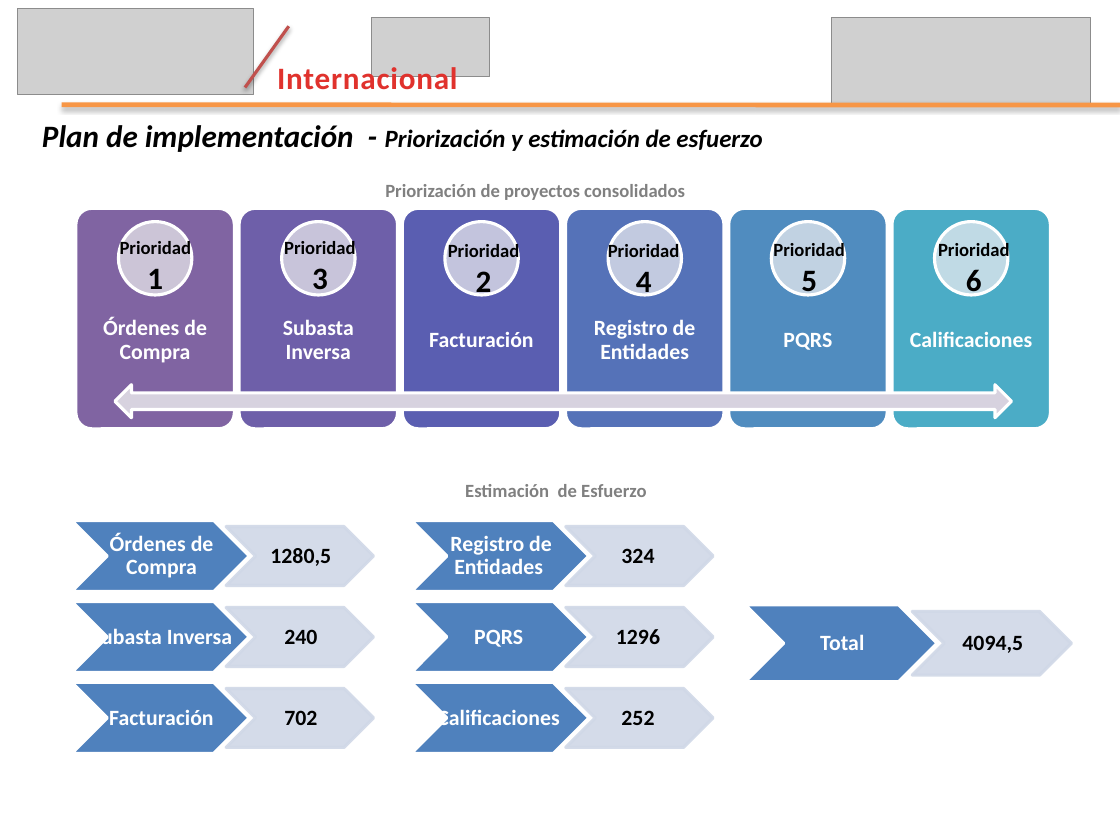
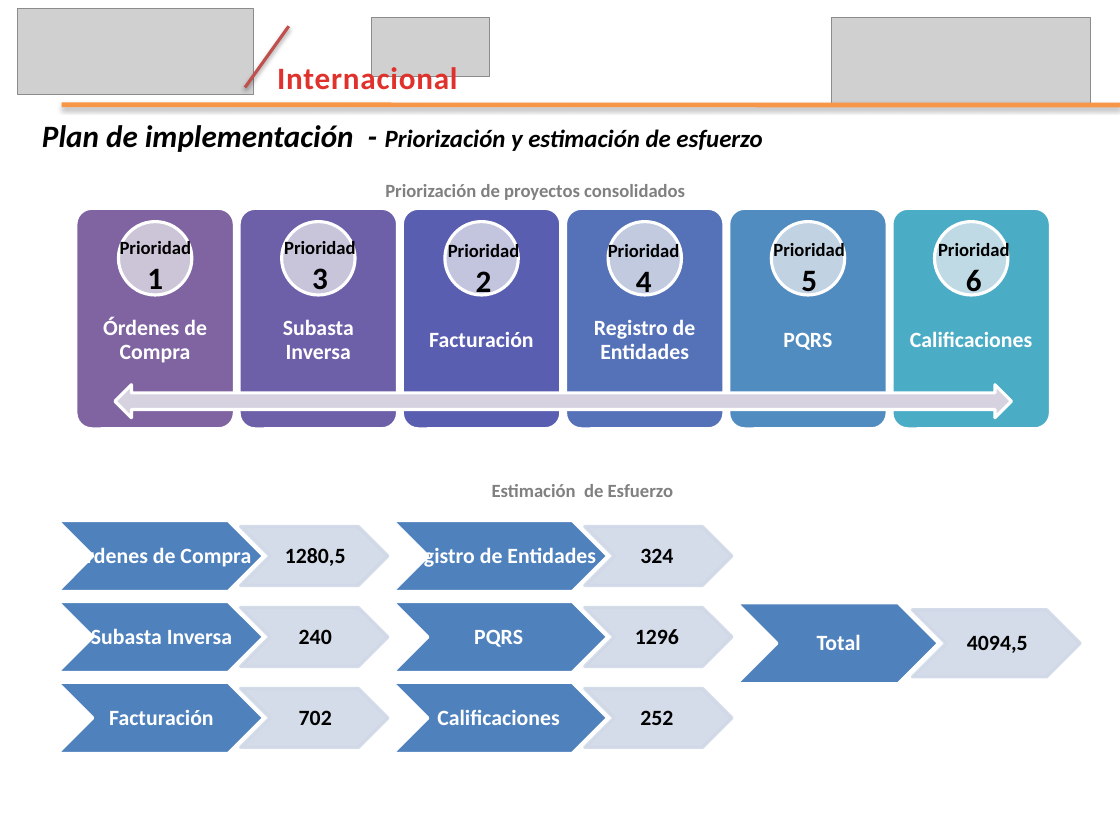
Before and after one commit to leseroth/ingenium-managment, a slide deck: slide 19 of CSOF5200 Proyecto 2/0727PresentacionIngenium.pptx. Drawn at 1120x840 pixels with LibreOffice and Linux fonts; fonts in the diff are those of the drawing; grey boxes stand for pictures. Boxes give left, top, right and bottom in pixels: in the first picture for what was removed or moved away, otherwise in the second. Text is boxed around its words. In the diff, an @@ line names an element or a change of style, - is before the commit and + after.

Commit message:
Presentación

```diff
--- a/CSOF5200 Proyecto 2/0727PresentacionIngenium.pptx
+++ b/CSOF5200 Proyecto 2/0727PresentacionIngenium.pptx
@@ text "Estimación de Esfuerzo": place and size @@
-text "Estimación de Esfuerzo" at box(465, 484, 646, 497)
+text "Estimación de Esfuerzo" at box(492, 484, 673, 497)
@@ text "Órdenes de Compra" rewrapped from box(110, 533, 214, 578) to box(72, 544, 251, 569) @@
@@ chevron: place and size @@
-chevron at box(72, 521, 250, 591)
+chevron at box(57, 521, 263, 591)
@@ text "Registro de Entidades" rewrapped from box(450, 535, 552, 574) to box(401, 544, 596, 569) @@
@@ chevron: place and size @@
-chevron at box(411, 521, 589, 591)
+chevron at box(392, 521, 607, 591)
@@ text "Subasta Inversa" rewrapped from box(91, 625, 232, 650) to box(91, 628, 232, 644) @@
@@ chevron: place and size @@
-chevron at box(72, 601, 250, 672)
+chevron at box(57, 601, 263, 672)
@@ chevron: place and size @@
-chevron at box(411, 601, 589, 672)
+chevron at box(392, 601, 607, 672)
@@ chevron: place and size @@
-chevron at box(745, 605, 936, 682)
+chevron at box(737, 603, 940, 683)
@@ text "4094,5": place and size @@
-text "4094,5" at box(962, 635, 1023, 653)
+text "4094,5" at box(967, 635, 1028, 653)
@@ chevron: place and size @@
-chevron at box(912, 612, 1071, 675)
+chevron at box(913, 609, 1081, 676)
@@ chevron: place and size @@
-chevron at box(72, 682, 250, 753)
+chevron at box(57, 682, 263, 753)
@@ 3 texts, 3 chevrons: place and size @@
-3 texts, 3 chevrons at box(226, 526, 374, 748)
+3 texts, 3 chevrons at box(241, 526, 389, 748)
@@ text "Calificaciones" rewrapped from box(437, 706, 559, 730) to box(437, 709, 559, 725) @@
@@ chevron: place and size @@
-chevron at box(411, 682, 589, 753)
+chevron at box(392, 682, 607, 753)
@@ 3 texts, 3 chevrons: place and size @@
-3 texts, 3 chevrons at box(566, 526, 713, 748)
+3 texts, 3 chevrons at box(585, 526, 732, 748)
```
Also in this commit, not shown: 1 other slide changed.
